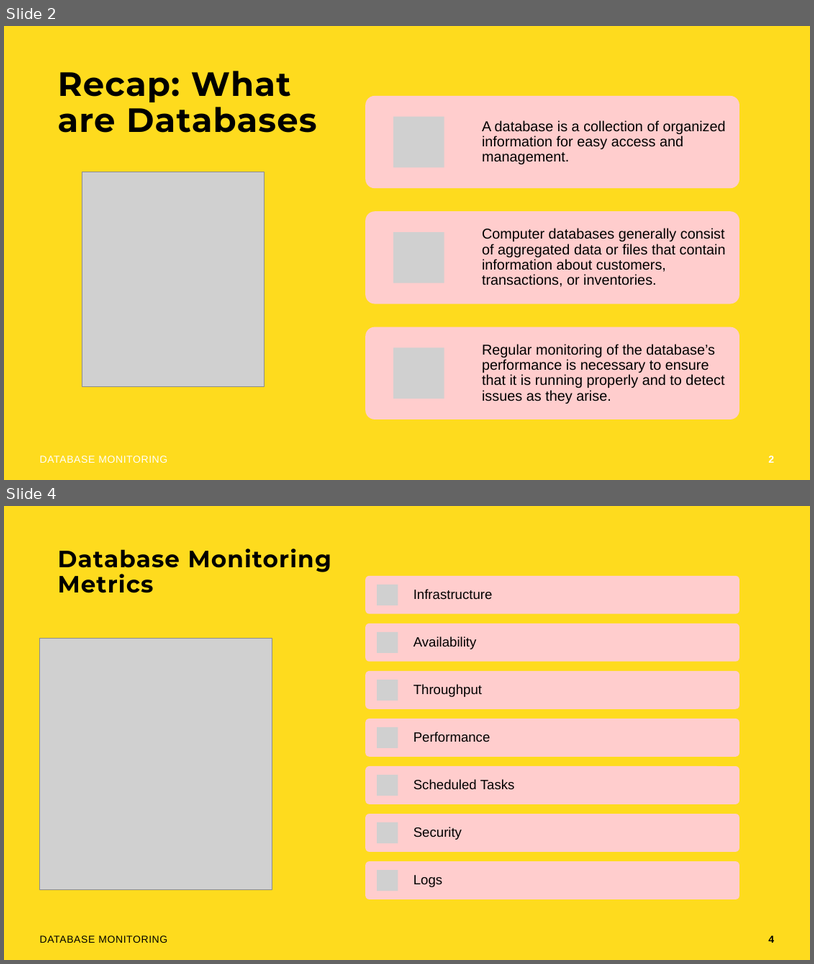
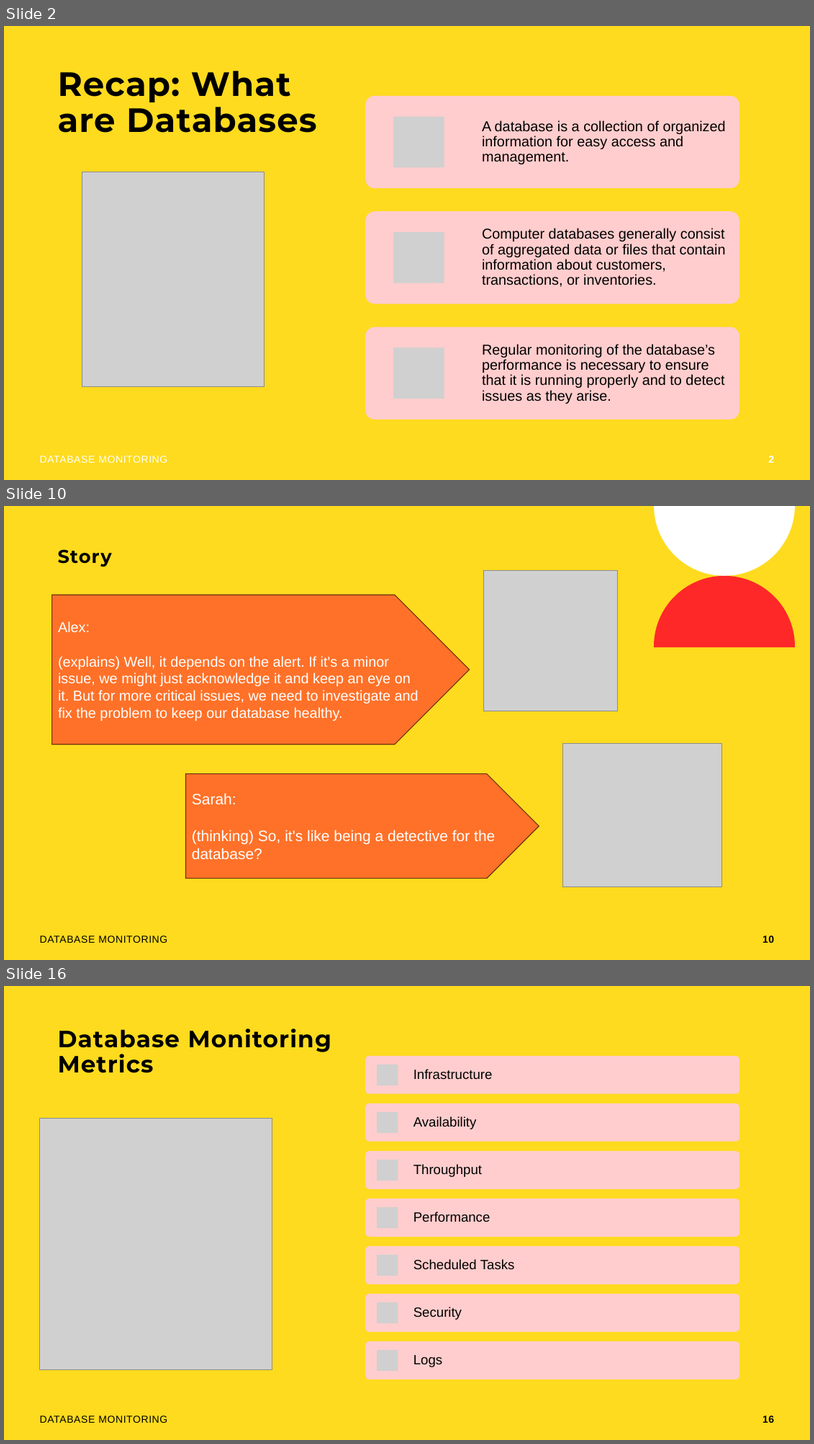
Before and after one commit to rolling-scopes-school/devops, a slide deck: modules/11. Monitoring/Database Monitoring.pptx. Shown one above the other, each under a label of ours: slides 2 and 4 before the commit, slides 2, 10 and 16 after it; the slides between them are not shown. The pictures are 814x964 and 814x1444 pixels, drawn with LibreOffice and Linux fonts; fonts in the diff are those of the drawing; grey boxes stand for pictures; background and template pictures are left out. Boxes give left, top, right and bottom in pixels: in the first picture for what was removed or moved away, otherwise in the second. Text is boxed around its words. In the diff, an @@ line names an element or a change of style, - is before the commit and + after.

```diff
--- a/modules/11. Monitoring/Database Monitoring.pptx
+++ b/modules/11. Monitoring/Database Monitoring.pptx
@@ slide 10 added at (4,506,810,960), background #FEDB1E @@
@@ freeform shape added at (654,506,795,576), fill #FFFFFF @@
@@ title added at (58,549,112,566), 22 pt, text #000000, bold @@
+Story
@@ picture added at (484,571,618,711) @@
@@ freeform shape added at (654,576,795,647), fill #FF2828 @@
@@ pentagon arrow added at (52,595,469,744), fill #FF7128, outline #703212 1 pt, 17 pt, text #FFFFFF @@
+Alex:
+(explains) Well, it depends on the alert. If it's a minor issue, we might just acknowledge it and keep an eye on it. But for more critical issues, we need to investigate and fix the problem to keep our database healthy.
@@ picture added at (563,743,722,886) @@
@@ pentagon arrow added at (186,773,540,878), fill #FF7128, outline #703212 1 pt, 18 pt, text #FFFFFF @@
+Sarah:
+(thinking) So, it's like being a detective for the database?
@@ text added at (40,935,167,942), 12 pt, text #000000 @@
+DATABASE MONITORING
@@ page number added at (763,935,774,942), 12 pt, text #000000, bold @@
+10
@@ what was slide 4 is now slide 16 @@
@@ page number at (763,1415,774,1422): text changed @@
-4
+16
```
Also in this commit, not shown: 18 slides changed, 11 other slides added.
